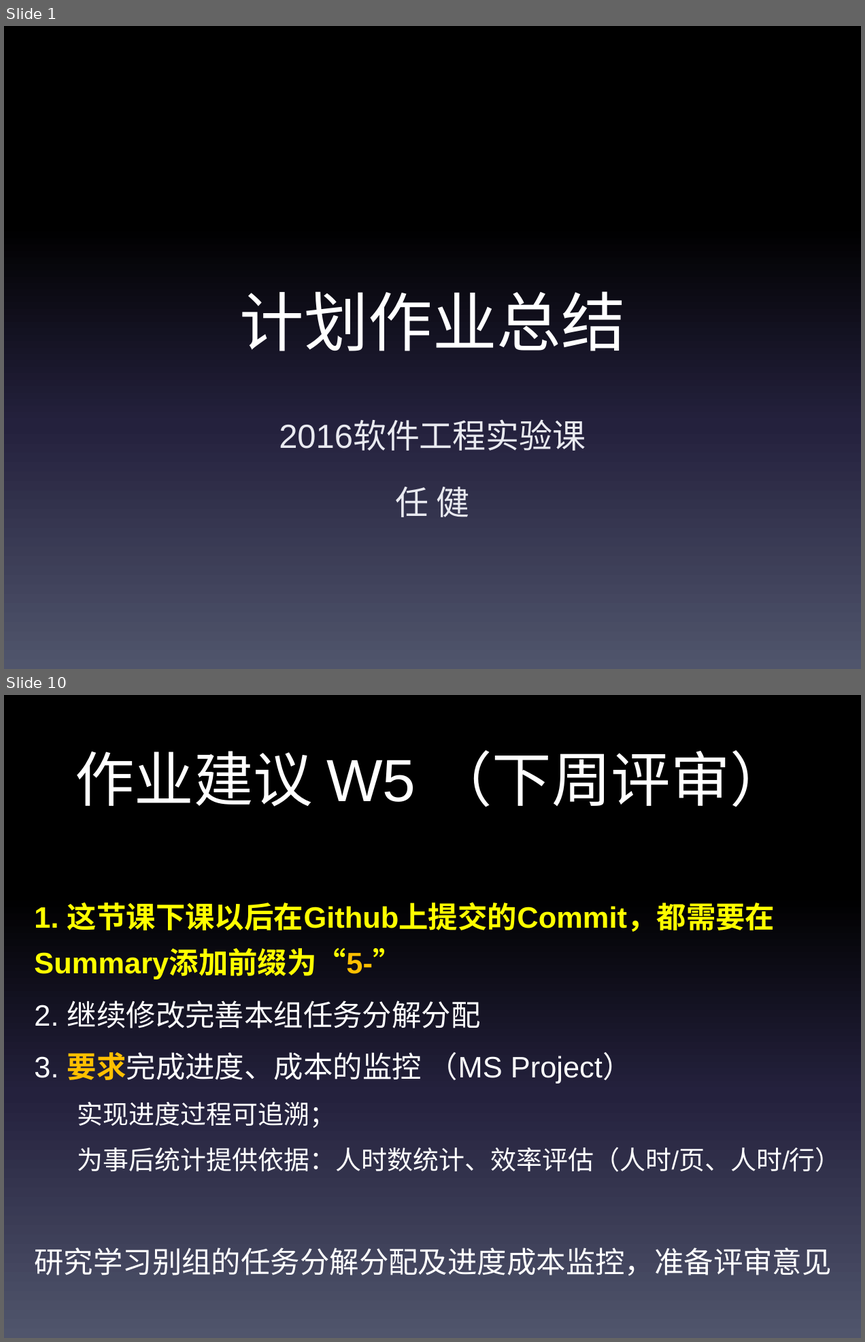
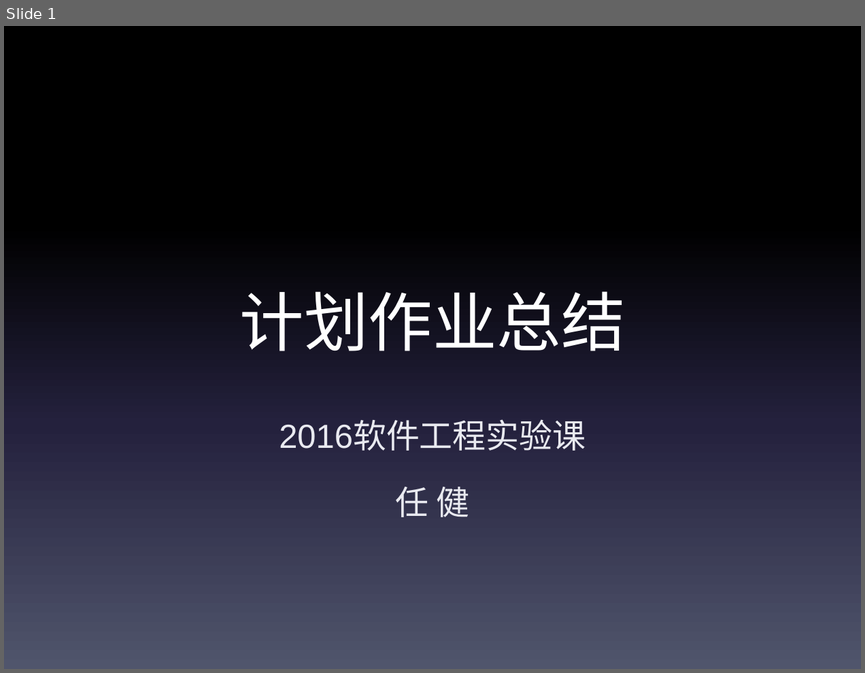
Before and after one commit to bhsei/ppt, a slide deck: 2016/计划书总结.pptx. Shown one above the other, each under a label of ours: slides 1 and 10 before the commit, slide 1 after it; the slides between them are not shown. The pictures are 865x1342 and 865x673 pixels, drawn with LibreOffice and Linux fonts; fonts in the diff are those of the drawing. Boxes give left, top, right and bottom in pixels: in the first picture for what was removed or moved away, otherwise in the second. Text is boxed around its words. In the diff, an @@ line names an element or a change of style, - is before the commit and + after.

```diff
--- a/2016/计划书总结.pptx
+++ b/2016/计划书总结.pptx
@@ slide 10 removed at [4,695,861,1338], background gradient #000000 to #24213E to #51566D @@
@@ title removed at [75,750,789,807] @@
-作业建议 W5 （下周评审）
@@ text removed at [34,902,840,1276] @@
-1. 这节课下课以后在Github上提交的Commit，都需要在Summary添加前缀为“5-”
-2. 继续修改完善本组任务分解分配
-3. 要求完成进度、成本的监控 （MS Project）
-  实现进度过程可追溯；
-  为事后统计提供依据：人时数统计、效率评估（人时/页、人时/行）
-研究学习别组的任务分解分配及进度成本监控，准备评审意见
```
Also in this commit, not shown: 1 slide added, 8 other slides removed.
